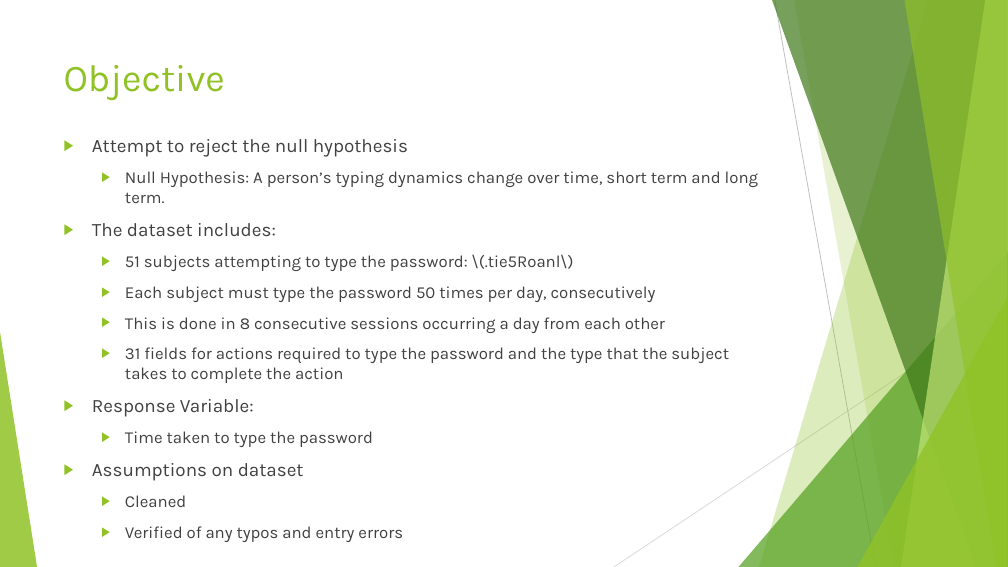
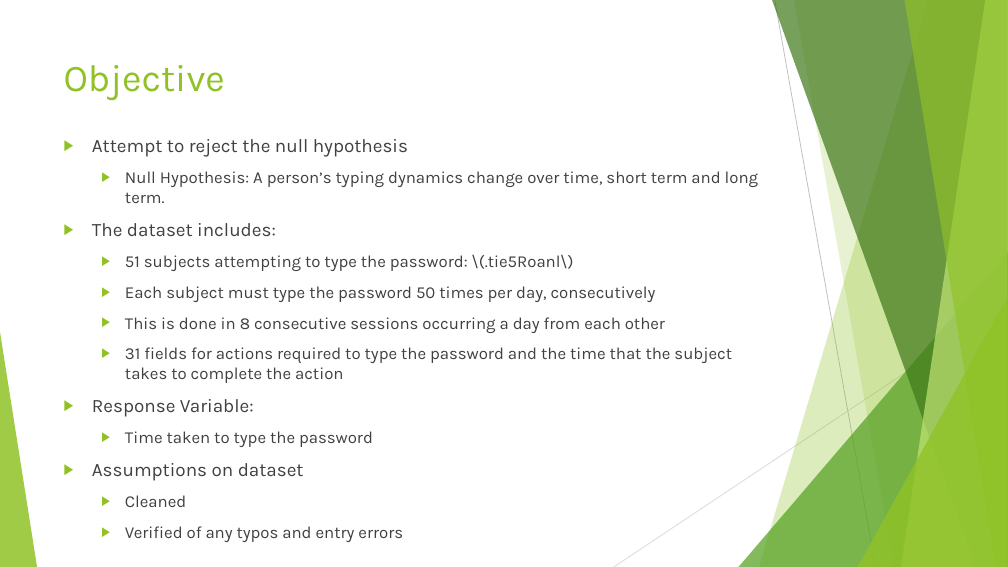
Before and after one commit to ggunaward/Analytics-Portfolio, a slide deck: slide 2 of R/STAT 601 - Applied Statistics I/Project 4 - Mixed Effects Model Analysis Typing Dynamics/Project 4 Powerpoint - Gavin Gunawardena.pptx. Drawn at 1008x567 pixels with LibreOffice and Linux fonts; fonts in the diff are those of the drawing. Boxes give left, top, right and bottom in pixels: in the first picture for what was removed or moved away, otherwise in the second. Text is boxed around its words. In the diff, an @@ line names an element or a change of style, - is before the commit and + after.

```diff
--- a/R/STAT 601 - Applied Statistics I/Project 4 - Mixed Effects Model Analysis Typing Dynamics/Project 4 Powerpoint - Gavin Gunawardena.pptx
+++ b/R/STAT 601 - Applied Statistics I/Project 4 - Mixed Effects Model Analysis Typing Dynamics/Project 4 Powerpoint - Gavin Gunawardena.pptx
@@ text at (125,347,732,383): text changed @@
-  ▶ 31 fields for actions required to type the password and the type that the subject takes to complete the action
+  ▶ 31 fields for actions required to type the password and the time that the subject takes to complete the action
```
Also in this commit, not shown: 1 other file.
